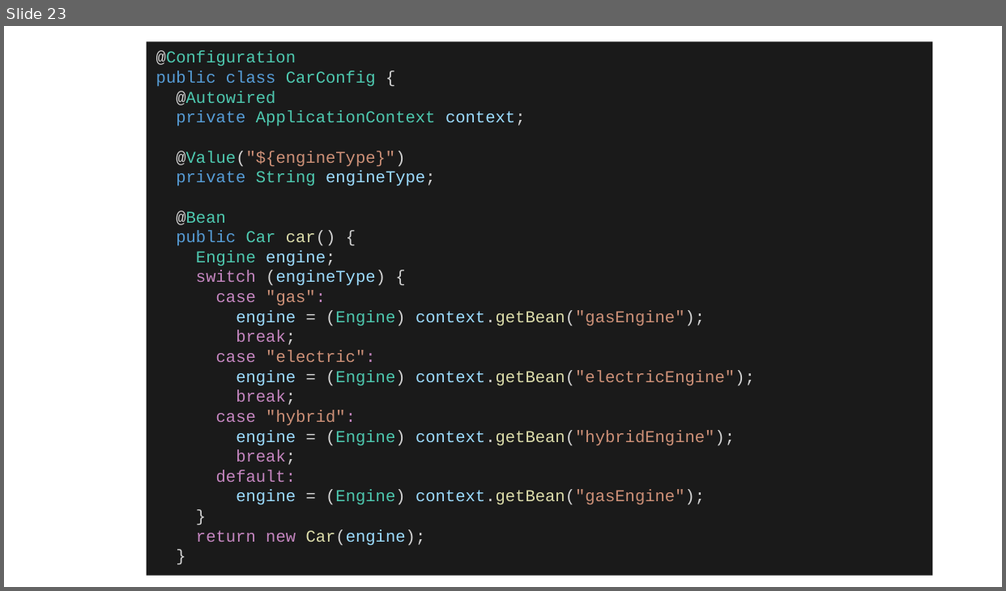
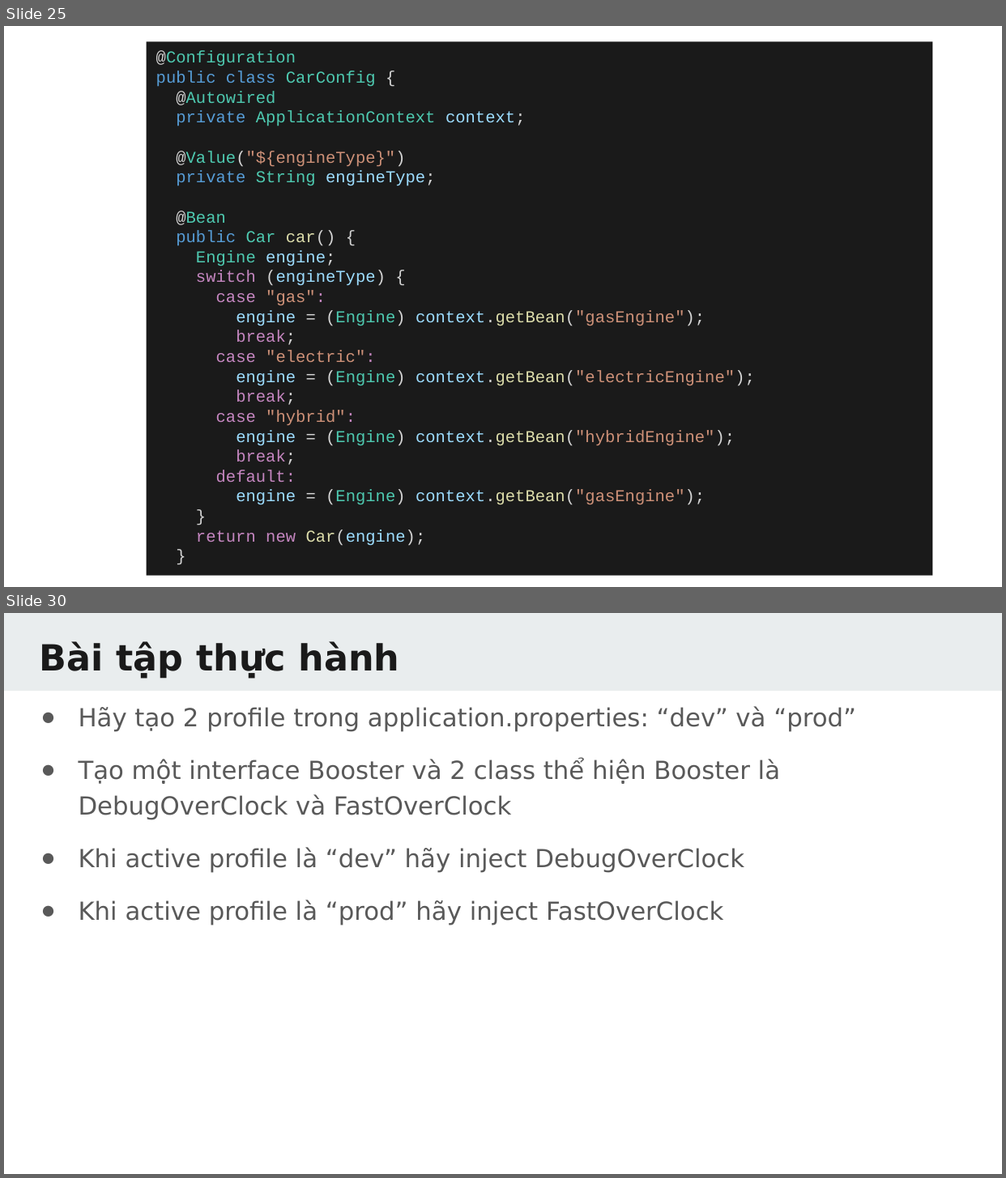
Before and after one commit to TechMaster/springboot2, a slide deck: 07 Dependency Injection/DependencyInjection.pptx. Shown one above the other, each under a label of ours: slide 23 before the commit, slides 25 and 30 after it; the slides between them are not shown. The pictures are 1006x591 and 1006x1178 pixels, drawn with LibreOffice and Linux fonts; fonts in the diff are those of the drawing. Boxes give left, top, right and bottom in pixels: in the first picture for what was removed or moved away, otherwise in the second. Text is boxed around its words. In the diff, an @@ line names an element or a change of style, - is before the commit and + after.

```diff
--- a/07 Dependency Injection/DependencyInjection.pptx
+++ b/07 Dependency Injection/DependencyInjection.pptx
@@ slide 30 added at (x1=4, y1=613, x2=1002, y2=1174), background #FFFFFF @@
@@ rectangle added at (x1=4, y1=613, x2=1002, y2=691), fill #E9EDEE @@
@@ title added at (x1=40, y1=641, x2=400, y2=679), 26 pt, text #1A1A1A, bold @@
+Bài tập thực hành
@@ text added at (x1=79, y1=706, x2=856, y2=926), 18 pt, text #595959 @@
+● Hãy tạo 2 profile trong application.properties: “dev” và “prod”
+● Tạo một interface Booster và 2 class thể hiện Booster là DebugOverClock và FastOverClock
+● Khi active profile là “dev” hãy inject DebugOverClock
+● Khi active profile là “prod” hãy inject FastOverClock
@@ what was slide 23 is now slide 25 @@
```
Also in this commit, not shown: 3 slides changed, 5 other slides added, 1 slide removed, 35 other files.
